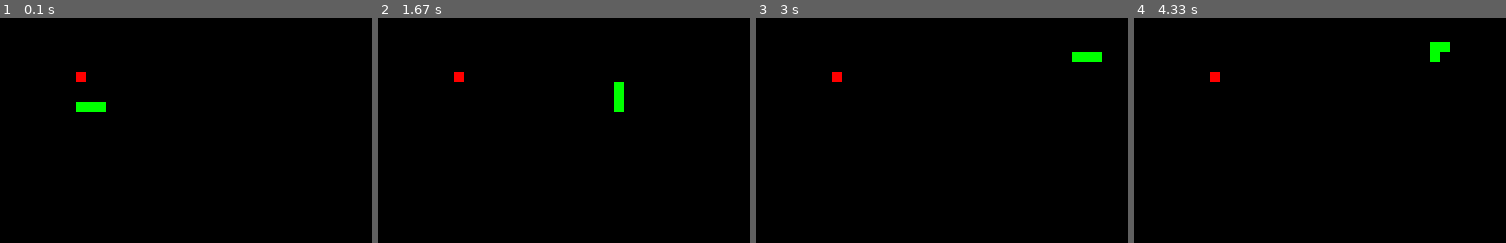
Above: before the commit, frames 1-4 (left to right).
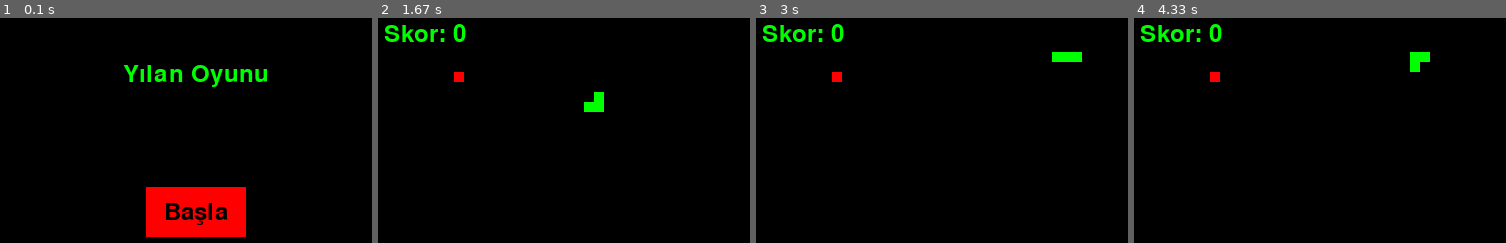
Above: after the commit, the same moments.

Repository: k0laa/Yilan_Oyunu_Pygame
Game: pygame game, started from main.py
Two runs of this game, one before a commit and one after it. Both use one fixed random seed, a clock stepped at 60 frames per second and the inputs below.
Inputs (mouse positions are in pixels of both pictures, inside the frame that each line leads up to):
- Up to frame 1 (0.1 s): no input
- Up to frame 2 (1.67 s): press the mouse at (575, 211) at 0.37 s; move the mouse to (619, 207) at 0.47 s; release the mouse at (664, 204) at 0.6 s; tap Enter at 0.67 s; hold Up from 1.5 s (still down)
- Up to frame 3 (3 s): release Up at 1.97 s; hold Right 2-2.47 s
- Up to frame 4 (4.33 s): hold Down 3.07-3.37 s; hold Left 3.4-3.8 s; hold Up 3.83-4.2 s; hold Right from 4.23 s (still down)

The runs differ from the first frame. In frame 1, 7.3% of the frame differs, in the area x 20-72%, y 20-98%; in frame 2, 1.5%; in frame 3, 1.3%; in frame 4, 1.5%.

Commit message:
kullanıcı etkileşimleri için butonlar ve yazılar eklendi.

Diff:
--- a/main.py
+++ b/main.py
@@ -3,6 +3,7 @@
 from settings import *
 from snake import *
 from food import *
+from ui import *
 
 # Pygame başlat
 pygame.init()
@@ -12,35 +13,75 @@
 pygame.display.set_caption("Yılan Oyunu")
 saat = pygame.time.Clock()
 
-# Başlangıç
-yilan = [(90, 90), (80, 90), (70, 90)]
-yon = (KARE_BOYUTU, 0)
-yeni_yon = yon
-yem = rastgele_yem(yilan)
 
-# Oyun döngüsü
-while True:
-    for event in pygame.event.get():
-        if event.type == pygame.QUIT:
+def oyun():
+    # Başlangıç
+    yilan = [(90, 90), (80, 90), (70, 90)]
+    yon = (KARE_BOYUTU, 0)
+    yeni_yon = yon
+    yem = rastgele_yem(yilan)
+    skor = 0
+
+    while True:
+        for event in pygame.event.get():
+            if event.type == pygame.QUIT:
+                pygame.quit()
+                sys.exit()
+            elif event.type == pygame.KEYDOWN:
+                yeni_yon = yeni_yon_guncelle(event.key, yon)
+
+        yon = yeni_yon
+        bas, yilan = yilan_hareket(yilan, yon, GENISLIK, YUKSEKLIK)
+
+        if bas == yem:
+            yem = rastgele_yem(yilan)
+            skor += 1
+        else:
+            yilan.pop()
+
+        if bas in yilan[1:]:
+            return skor  # Ölüm ekranına skor döndür
+
+        ekran.fill(SIYAH)
+        yilan_ciz(ekran, yilan)
+        yem_ciz(ekran, yem)
+        skor_goster(ekran, skor)
+        pygame.display.update()
+        saat.tick(FPS)
+
+
+def ana_menu():
+    while True:
+        ekran.fill(SIYAH)
+        baslik_goster(ekran, "Yılan Oyunu")
+        if buton_goster(ekran, (100, 50), "Başla", GENISLIK // 2, YUKSEKLIK // 2):
+            return
+        pygame.display.update()
+        for event in pygame.event.get():
+            if event.type == pygame.QUIT:
+                pygame.quit()
+                sys.exit()
+
+
+def oyun_bitti(skor):
+    while True:
+        ekran.fill(SIYAH)
+        baslik_goster(ekran, "Oyun Bitti")
+        skor_goster(ekran, skor, ortala=True)
+        if buton_goster(ekran, (160, 40), "Tekrar Oyna", GENISLIK // 2, YUKSEKLIK // 2):
+            return
+        if buton_goster(ekran, (100, 40), "Çıkış", GENISLIK // 2, YUKSEKLIK // 2 + 50):
             pygame.quit()
             sys.exit()
-        elif event.type == pygame.KEYDOWN:
-            yeni_yon = yeni_yon_guncelle(event.key, yon)
+        pygame.display.update()
+        for event in pygame.event.get():
+            if event.type == pygame.QUIT:
+                pygame.quit()
+                sys.exit()
 
-    yon = yeni_yon
-    bas, yilan = yilan_hareket(yilan, yon, GENISLIK, YUKSEKLIK)
 
-    if bas == yem:
-        yem = rastgele_yem(yilan)
-    else:
-        yilan.pop()
-
-    if bas in yilan[1:]:
-        pygame.quit()
-        sys.exit()
-
-    ekran.fill(SIYAH)
-    yilan_ciz(ekran, yilan)
-    yem_ciz(ekran, yem)
-    pygame.display.update()
-    saat.tick(FPS)
+# Ana döngü
+while True:
+    ana_menu()
+    skor = oyun()
+    oyun_bitti(skor)
--- /dev/null
+++ b/ui.py
@@ -0,0 +1,31 @@
+import pygame
+from settings import *
+
+pygame.font.init()
+FONT = pygame.font.Font(None, 36)
+
+
+def skor_goster(ekran, skor, ortala=False):
+    skor_yazi = FONT.render(f"Skor: {skor}", True, YESIL)
+    if ortala:
+        ekran.blit(skor_yazi, (GENISLIK // 2 - skor_yazi.get_width() // 2, YUKSEKLIK // 2 - skor_yazi.get_height() // 2))
+    else:
+        ekran.blit(skor_yazi, (10, 10))
+
+
+def baslik_goster(ekran, yazi):
+    baslik = FONT.render(yazi, True, YESIL)
+    ekran.blit(baslik, (GENISLIK // 2 - baslik.get_width() // 2, 50))
+
+
+def buton_goster(ekran, rect, yazi, x, y, renk=KIRMIZI):
+    buton_renk = renk
+    buton_yazi = FONT.render(yazi, True, SIYAH)
+    buton_rect = pygame.Rect(x - rect[0] / 2, y - rect[1] / 2, rect[0], rect[1])
+    pygame.draw.rect(ekran, buton_renk, buton_rect)
+    ekran.blit(buton_yazi, (x - buton_yazi.get_width() // 2, y - buton_yazi.get_height() // 2))
+    mouse_pos = pygame.mouse.get_pos()
+    mouse_click = pygame.mouse.get_pressed()
+    if buton_rect.collidepoint(mouse_pos) and mouse_click[0]:
+        return True
+    return False
